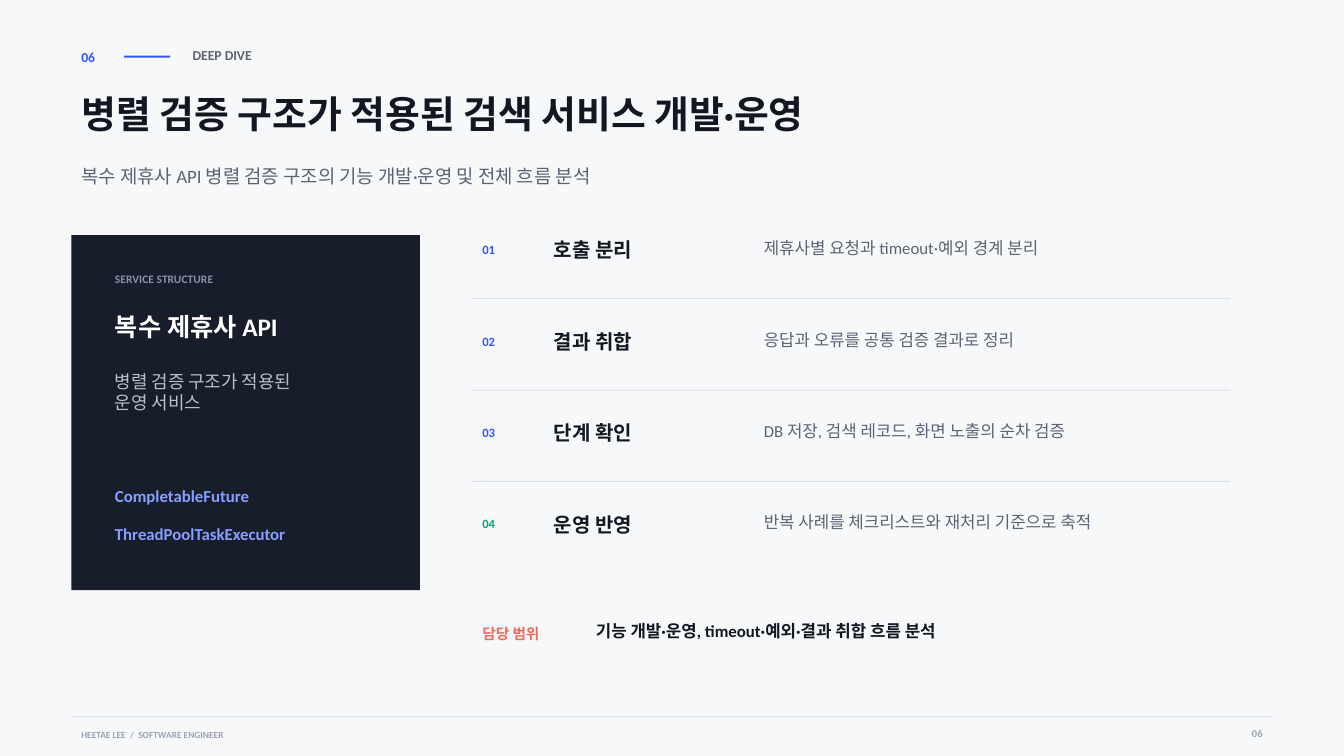
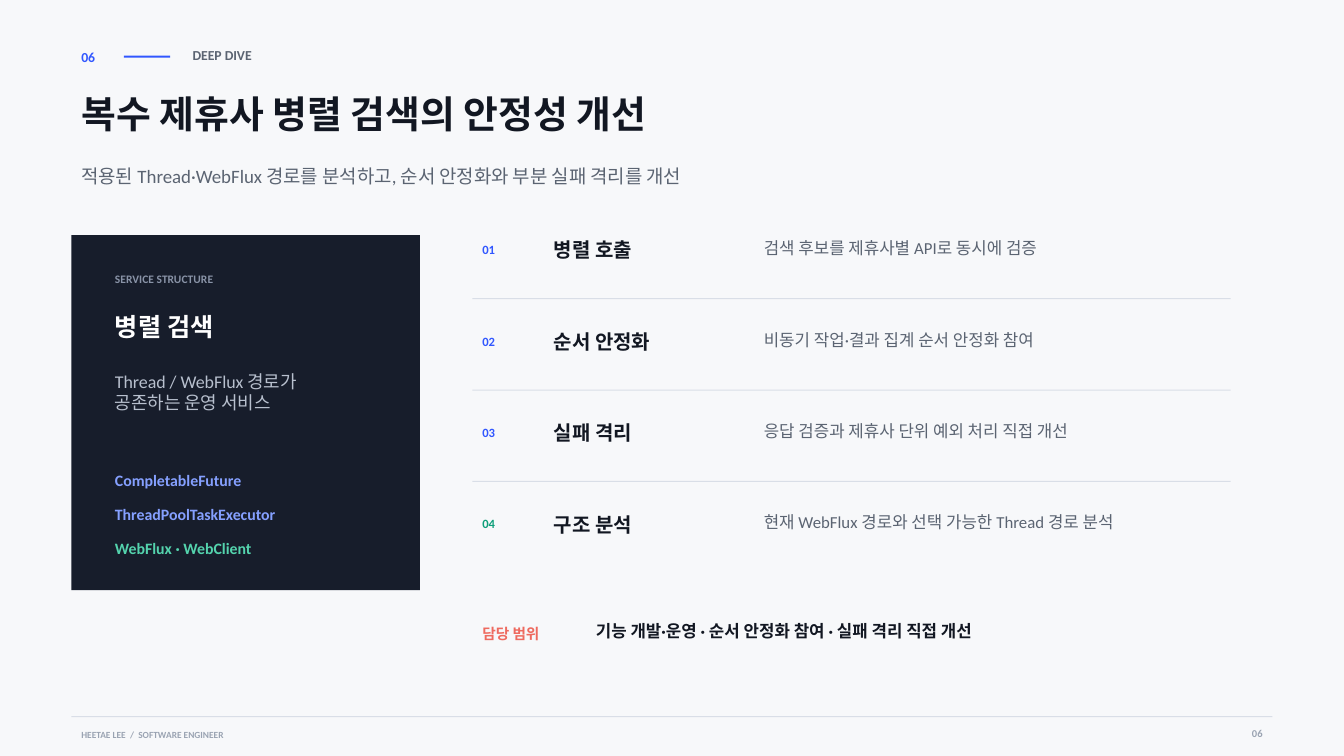
Before and after one commit to heetae-L/heetae-L.github.io, a slide deck: slide 6 of portfolio/heetae-lee-portfolio.pptx. Drawn at 1344x756 pixels with LibreOffice and Linux fonts; fonts in the diff are those of the drawing. Boxes give left, top, right and bottom in pixels: in the first picture for what was removed or moved away, otherwise in the second. Text is boxed around its words. In the diff, an @@ line names an element or a change of style, - is before the commit and + after.

```diff
--- a/portfolio/heetae-lee-portfolio.pptx
+++ b/portfolio/heetae-lee-portfolio.pptx
@@ text at (81, 96, 647, 132): text changed; size 13.5 to 27 pt; text colour #5B6472 to #121722; bold on @@
-복수 제휴사 API 병렬 검증 구조의 기능 개발·운영 및 전체 흐름 분석
+복수 제휴사 병렬 검색의 안정성 개선
@@ text removed at (81, 96, 804, 132) @@
-병렬 검증 구조가 적용된 검색 서비스 개발·운영
@@ text added at (81, 167, 682, 185), 13.5 pt, text #5B6472 @@
+적용된 Thread·WebFlux 경로를 분석하고, 순서 안정화와 부분 실패 격리를 개선
@@ text at (554, 240, 632, 259): text changed @@
-호출 분리
+병렬 호출
@@ text at (764, 240, 1037, 256): text changed @@
-제휴사별 요청과 timeout·예외 경계 분리
+검색 후보를 제휴사별 API로 동시에 검증
@@ text at (115, 315, 213, 339): text changed @@
-복수 제휴사 API
+병렬 검색
@@ text at (554, 332, 650, 351): text changed @@
-결과 취합
+순서 안정화
@@ text at (764, 332, 1034, 348): text changed @@
-응답과 오류를 공통 검증 결과로 정리
+비동기 작업·결과 집계 순서 안정화 참여
@@ text at (115, 373, 296, 411): text changed @@
-병렬 검증 구조가 적용된
-운영 서비스
+Thread / WebFlux 경로가
+공존하는 운영 서비스
@@ text at (554, 423, 632, 442): text changed @@
-단계 확인
+실패 격리
@@ text at (764, 423, 1068, 439): text changed @@
-DB 저장, 검색 레코드, 화면 노출의 순차 검증
+응답 검증과 제휴사 단위 예외 처리 직접 개선
@@ text "CompletableFuture": place and size @@
-text "CompletableFuture" at (115, 490, 249, 505)
+text "CompletableFuture" at (115, 475, 241, 489)
@@ text "CompletableFuture" at (115, 475, 241, 489): size 12 to 11.2 pt @@
@@ text "ThreadPoolTaskExecutor" at (115, 509, 275, 520): size 12 to 11.2 pt @@
@@ text "ThreadPoolTaskExecutor": place and size @@
-text "ThreadPoolTaskExecutor" at (115, 528, 285, 540)
+text "ThreadPoolTaskExecutor" at (115, 509, 275, 520)
@@ text at (554, 515, 632, 534): text changed @@
-운영 반영
+구조 분석
@@ text at (764, 514, 1114, 530): text changed @@
-반복 사례를 체크리스트와 재처리 기준으로 축적
+현재 WebFlux 경로와 선택 가능한 Thread 경로 분석
@@ text added at (115, 543, 251, 554), 11.2 pt, text #54D3AD, bold @@
+WebFlux · WebClient
@@ text at (596, 623, 972, 639): text changed @@
-기능 개발·운영, timeout·예외·결과 취합 흐름 분석
+기능 개발·운영 · 순서 안정화 참여 · 실패 격리 직접 개선
```
Also in this commit, not shown: 4 other slides changed, 18 other files.
